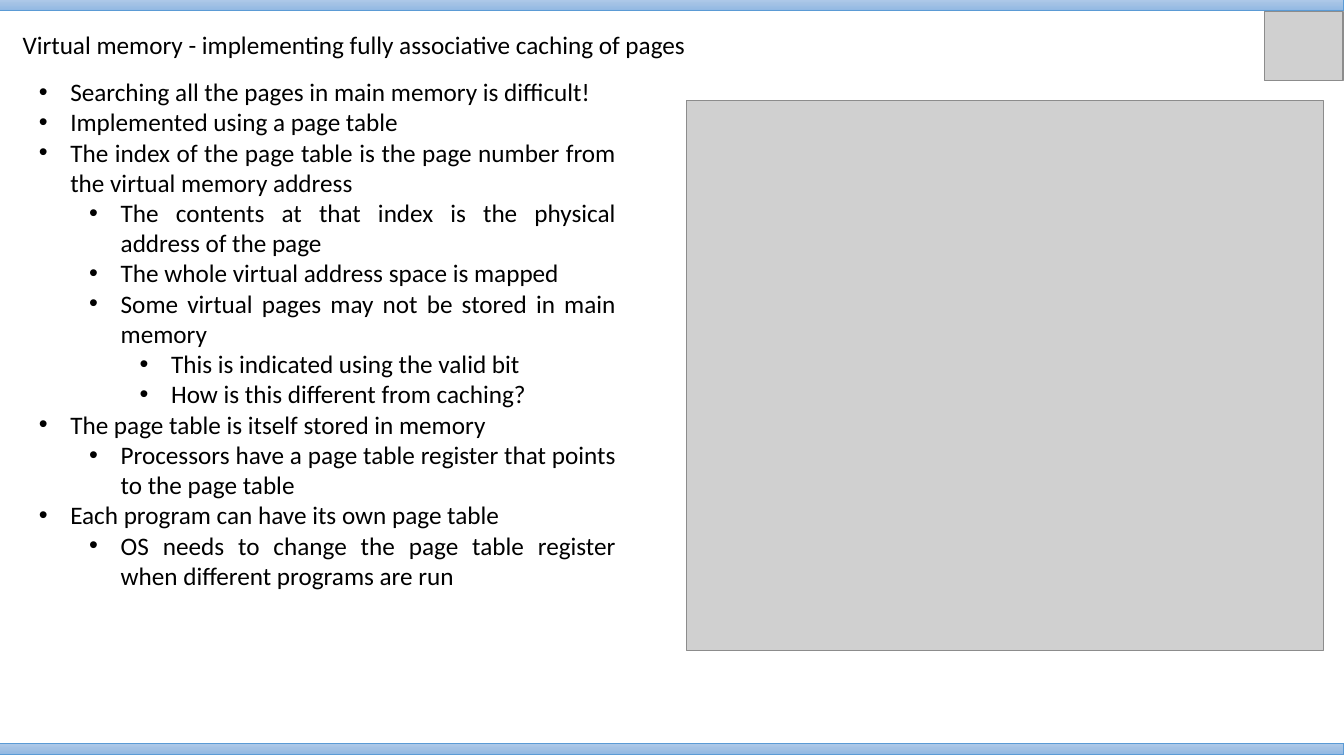
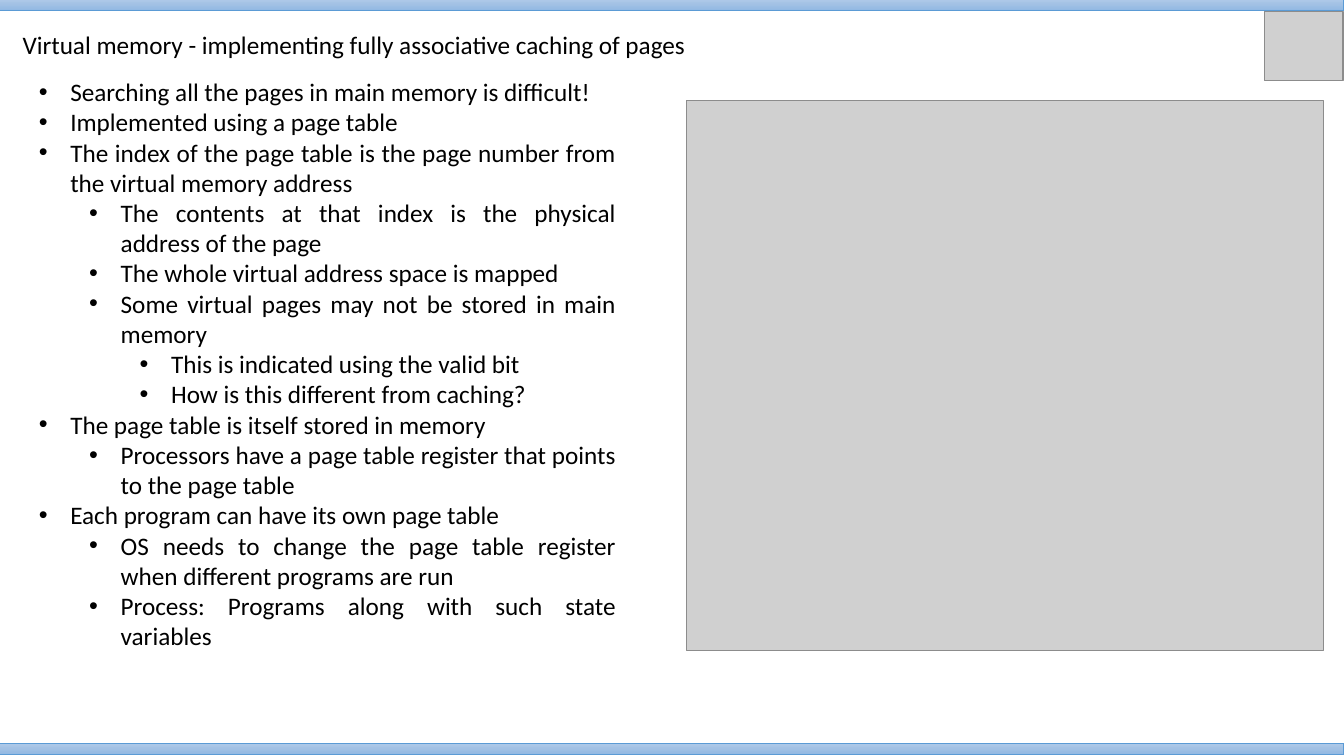
Before and after one commit to VineethBS/vineethbs.github.io, a slide deck: slide 7 of 2017_AV224/Material/Lecture_24.pptx. Drawn at 1344x756 pixels with LibreOffice and Linux fonts; fonts in the diff are those of the drawing; grey boxes stand for pictures. Boxes give left, top, right and bottom in pixels: in the first picture for what was removed or moved away, otherwise in the second. Text is boxed around its words. In the diff, an @@ line names an element or a change of style, - is before the commit and + after.

```diff
--- a/2017_AV224/Material/Lecture_24.pptx
+++ b/2017_AV224/Material/Lecture_24.pptx
@@ text at (121,597,615,646): paragraph added @@
+  • Process: Programs along with such state variables
```
Also in this commit, not shown: 4 other slides changed, 5 slides added.
